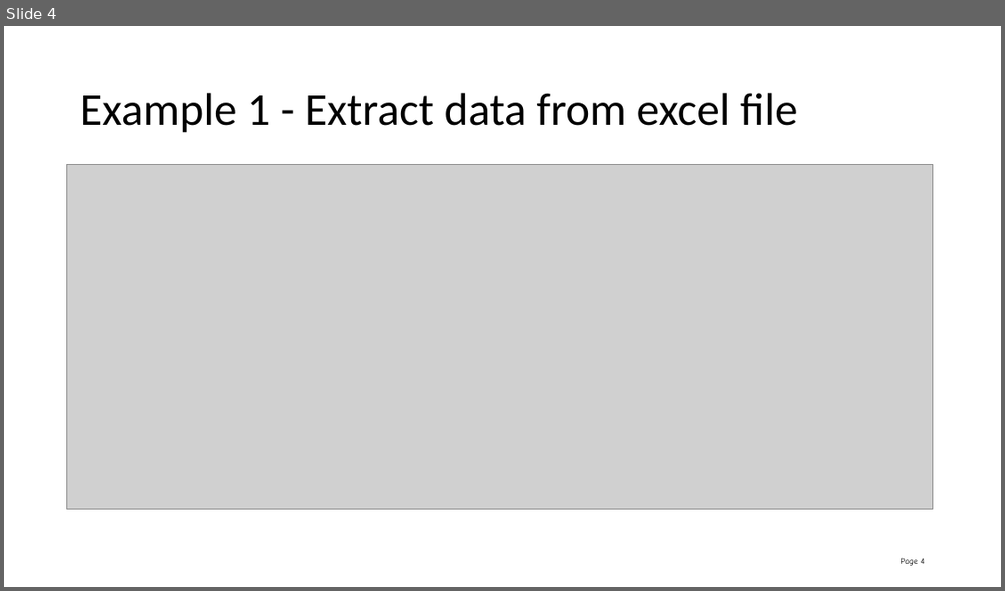
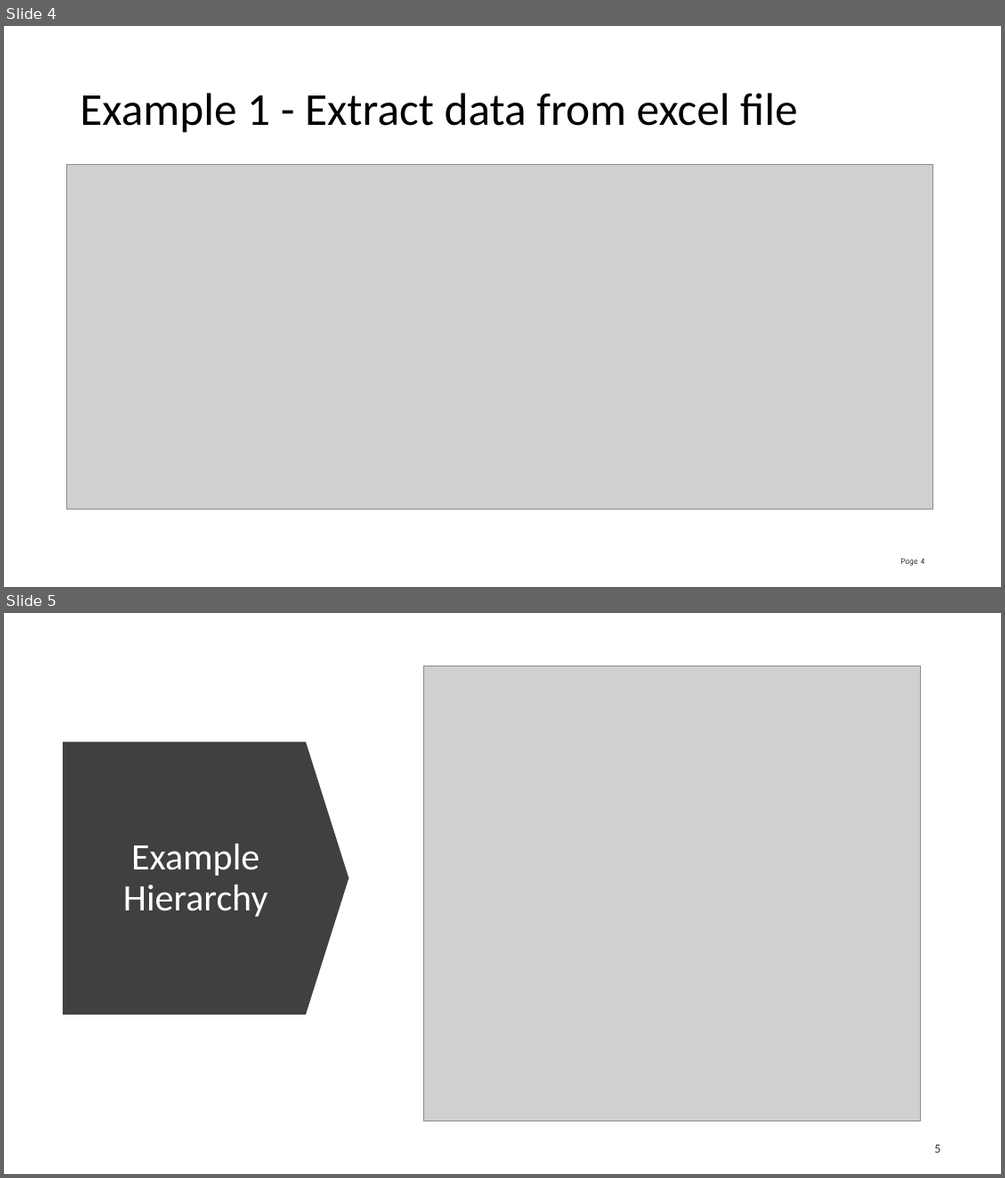
Before and after one commit to chensg/datasystems, a slide deck: doc/41091_etl_example_withScreenshotResults.pptx. Shown one above the other, each under a label of ours: slide 4 before the commit, slides 4 and 5 after it. The pictures are 1005x591 and 1005x1178 pixels, drawn with LibreOffice and Linux fonts; fonts in the diff are those of the drawing; grey boxes stand for pictures. Boxes give left, top, right and bottom in pixels: in the first picture for what was removed or moved away, otherwise in the second. Text is boxed around its words. In the diff, an @@ line names an element or a change of style, - is before the commit and + after.

```diff
--- a/doc/41091_etl_example_withScreenshotResults.pptx
+++ b/doc/41091_etl_example_withScreenshotResults.pptx
@@ slide 5 added at bbox=[4, 613, 1001, 1174], background #FFFFFF @@
@@ picture added at bbox=[423, 666, 920, 1121] @@
@@ down arrow added at bbox=[63, 742, 349, 1014], fill #404040 @@
@@ title added at bbox=[123, 844, 268, 916], 36 pt, text #FFFFFF @@
+Example Hierarchy
@@ page number added at bbox=[934, 1144, 940, 1152], 12 pt, text #000000 at 80% opacity @@
+5
```
Also in this commit, not shown: 8 slides changed, 1 other slide added, 1 slide removed, 4 other files.
